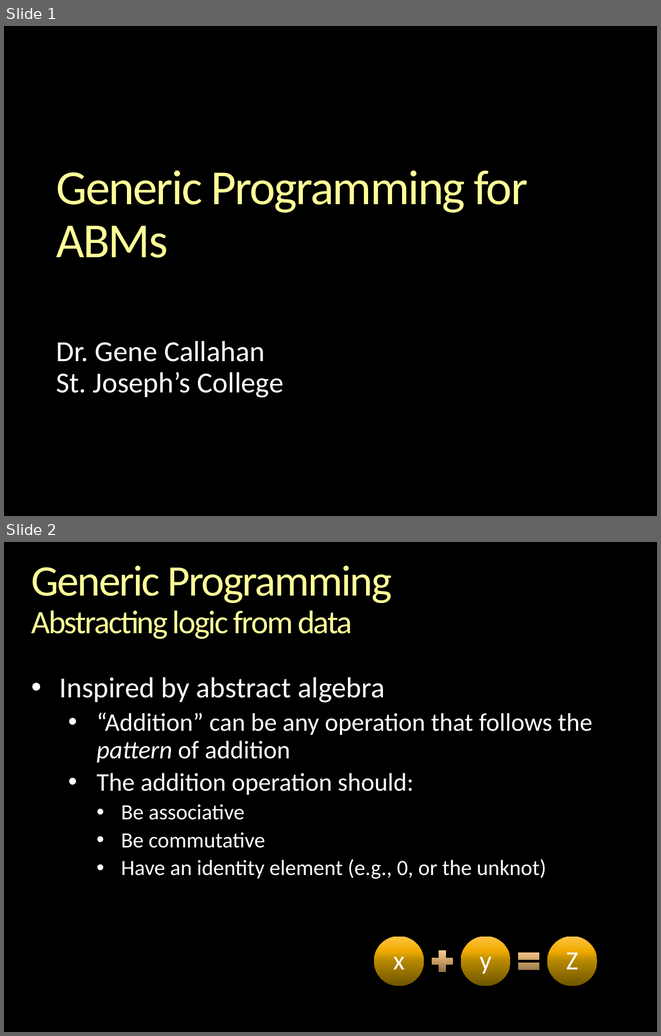
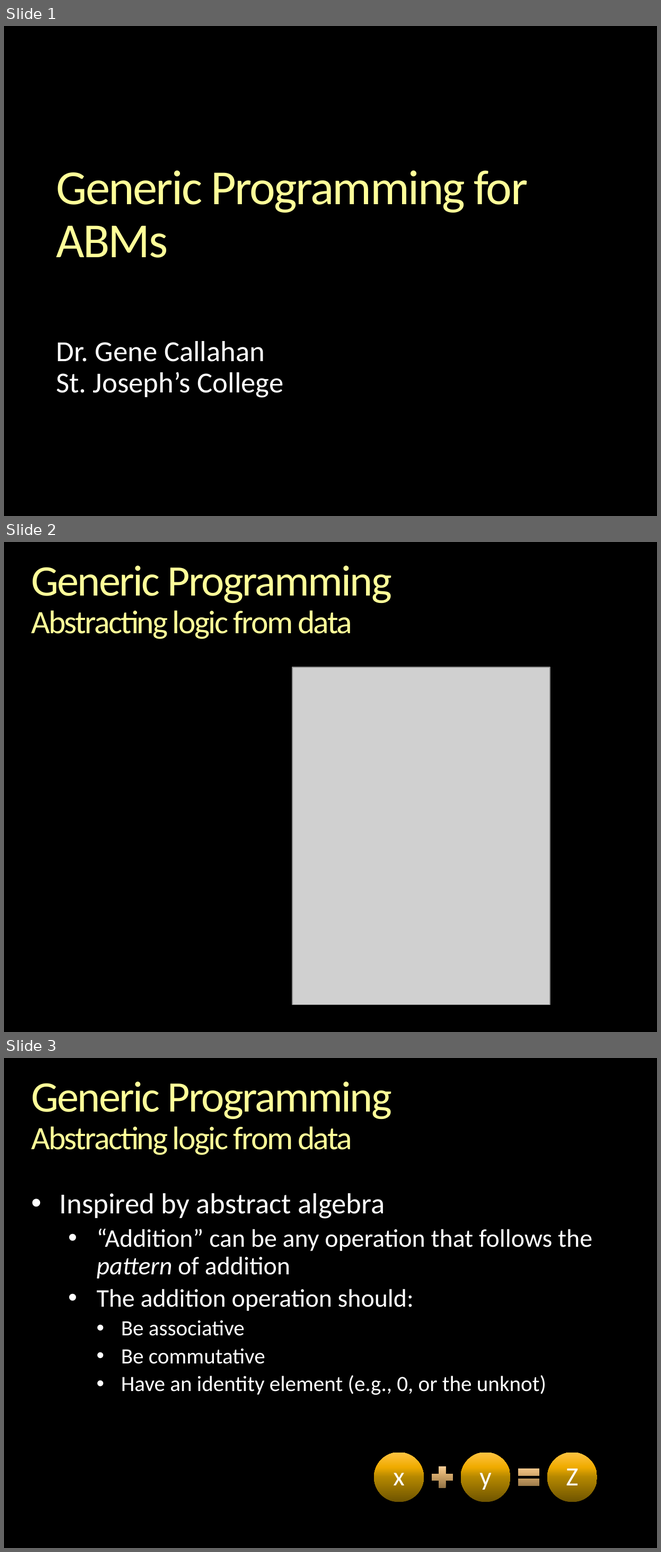
Before and after one commit to gcallah/indras_net, a slide deck: docs/GenericProgrammingAndABM.pptx. Shown one above the other, each under a label of ours: slides 1 and 2 before the commit, slides 1, 2 and 3 after it. The pictures are 661x1036 and 661x1552 pixels, drawn with LibreOffice and Linux fonts; fonts in the diff are those of the drawing; grey boxes stand for pictures; background and template pictures are left out. Boxes give left, top, right and bottom in pixels: in the first picture for what was removed or moved away, otherwise in the second. Text is boxed around its words. In the diff, an @@ line names an element or a change of style, - is before the commit and + after.

```diff
--- a/docs/GenericProgrammingAndABM.pptx
+++ b/docs/GenericProgrammingAndABM.pptx
@@ slide 2 added at (x1=4, y1=542, x2=657, y2=1032), background picture (left out) @@
@@ title added at (x1=31, y1=565, x2=392, y2=639), 36 pt, text #FFFF99 @@
+Generic Programming
+Abstracting logic from data
@@ picture added at (x1=293, y1=668, x2=550, y2=1005) @@
@@ what was slide 2 is now slide 3 @@
```
Also in this commit, not shown: 6 slides changed, 3 other slides added, 3 slides removed.
